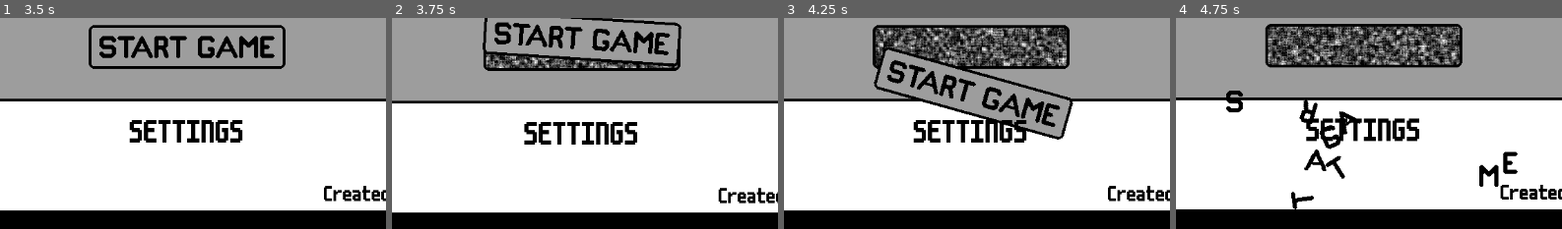
Above: before the commit, frames 1-4 (left to right).
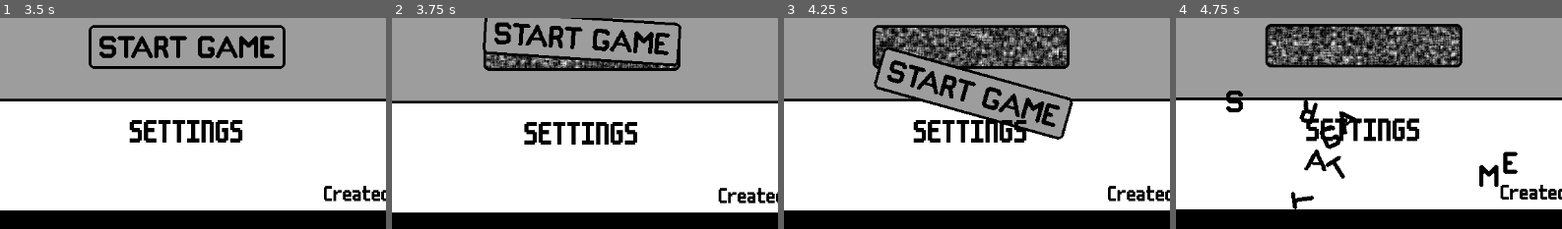
Above: after the commit, the same moments.

Repository: conor-wilson/secret-sapphire
Game: Godot game, scene res://scenes/main.tscn
The game is run twice, just before and just after one commit, with the same random seed, the same clock (stepped at 60 frames per second) and the same inputs.
Inputs (mouse positions are % of the whole screen's width and height, from its top left):
- Up to frame 1 (3.5 s): tap Enter at 0.5 s; move the mouse to (49, 38) at 0.52 s; click (49, 38) at 0.6 s; click "SETTINGS" at 1.25 s; click "BACK" at 2 s; tap Space at 2.75 s; move the mouse to (49, 38) at 2.77 s; click (49, 38) at 2.85 s
- Up to frame 2 (3.75 s): tap Enter at 3.5 s; move the mouse to (49, 56) at 3.52 s; click (49, 56) at 3.6 s
- Up to frame 3 (4.25 s): no input
- Up to frame 4 (4.75 s): move the mouse to (6, 11) at 4.27 s; click (6, 11) at 4.35 s
The pictures show only the part of the screen within x 25-75%, y 49-99%; the shares and areas given below are measured in that part.

Frame 1 is identical in both runs. In frame 2, 1.2% of the frame differs, in the area x 24-74%, y 17-24%; in frame 3, 5.3%; in frame 4, 5.9%, in the area x 23-74%, y 3-23%.

Commit message:
Added locks to secret settings

Diff:
--- a/let-me-play/scenes/secret_settings_menu.tscn
+++ b/let-me-play/scenes/secret_settings_menu.tscn
@@ -1,9 +1,10 @@
-[gd_scene load_steps=7 format=4 uid="uid://vff026q47yk"]
+[gd_scene load_steps=8 format=4 uid="uid://vff026q47yk"]
 
 [ext_resource type="TileSet" uid="uid://b35s45rp0yrck" path="res://scenes/menu_tile_set.tres" id="1_qo81q"]
 [ext_resource type="FontFile" uid="uid://bckbkknmti08k" path="res://assets/fonts/m6x11.ttf" id="2_my51e"]
 [ext_resource type="PackedScene" uid="uid://bcttde4rl6c7u" path="res://scenes/help_bot.tscn" id="3_prvos"]
 [ext_resource type="Texture2D" uid="uid://um4g42a5xdp" path="res://assets/art/Cage.png" id="4_oxqhv"]
+[ext_resource type="Texture2D" uid="uid://be4woayk2k8g3" path="res://assets/art/Lock.png" id="5_f86gl"]
 
 [sub_resource type="LabelSettings" id="LabelSettings_j2r77"]
 font = ExtResource("2_my51e")
@@ -85,7 +86,7 @@
 [node name="HelpBot" parent="." node_paths=PackedStringArray("target_markers") instance=ExtResource("3_prvos")]
 position = Vector2(575, 290)
 speed = 10.0
-target_markers = [NodePath("../CageMarkers/CageMarker1"), NodePath("../CageMarkers/CageMarker2"), NodePath("../CageMarkers/CageMarker3"), NodePath("../CageMarkers/CageMarker4"), NodePath("../CageMarkers/CageMarker5")]
+target_markers = [NodePath("../CageMarkers/CageMarker1"), NodePath("../CageMarkers/CageMarker2"), NodePath("../CageMarkers/CageMarker3"), NodePath("../CageMarkers/CageMarker5")]
 
 [node name="Cage" type="Sprite2D" parent="."]
 position = Vector2(575, 290)
@@ -94,16 +95,30 @@
 [node name="CageMarkers" type="Node2D" parent="."]
 
 [node name="CageMarker1" type="Marker2D" parent="CageMarkers"]
-position = Vector2(603, 308)
+position = Vector2(597, 304)
 
 [node name="CageMarker2" type="Marker2D" parent="CageMarkers"]
-position = Vector2(547, 271)
+position = Vector2(553, 276)
 
 [node name="CageMarker3" type="Marker2D" parent="CageMarkers"]
-position = Vector2(555, 317)
+position = Vector2(561, 312)
 
 [node name="CageMarker4" type="Marker2D" parent="CageMarkers"]
 position = Vector2(575, 290)
 
 [node name="CageMarker5" type="Marker2D" parent="CageMarkers"]
-position = Vector2(596, 262)
+position = Vector2(589, 268)
+
+[node name="Locks" type="Node2D" parent="."]
+
+[node name="Lock1" type="Sprite2D" parent="Locks"]
+position = Vector2(577, 401)
+texture = ExtResource("5_f86gl")
+
+[node name="Lock2" type="Sprite2D" parent="Locks"]
+position = Vector2(577, 456)
+texture = ExtResource("5_f86gl")
+
+[node name="Lock3" type="Sprite2D" parent="Locks"]
+position = Vector2(578, 511)
+texture = ExtResource("5_f86gl")
Binary file changed: let-me-play/assets/art/Cage.png
Binary file added: let-me-play/assets/art/Lock.png
Not shown, added: let-me-play/assets/art/Lock.png.import
Not shown, changed: aseprite/Cage.aseprite
Not shown, added: aseprite/Lock.aseprite
